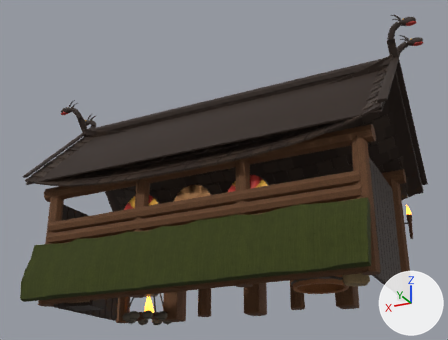
The Blender file models/src/tavern-norse.blend, before and after one commit.
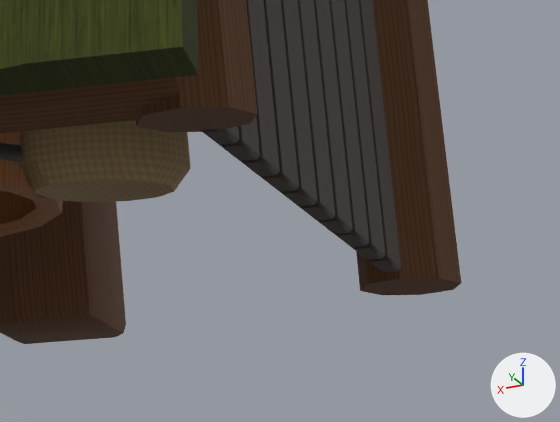
The first picture shows the older version from a 50 mm camera at (-6.94, 13.89, -2.68) aimed at (-0.06, 0.12, 3.51). The close-ups show the older and then the newer version on the part from 76% to 96% of the width and 75% to 95% of the height of that picture. Only the edits that show in the close-ups are written down. Every picture has the same lights, and +X, +Y and +Z are marked at lower right.

The scene before the commit, as lines of its bpy script (objects in view):
```python
me_tavern_norse = bpy.data.meshes.new('tavern_norse')
me_tavern_norse.from_pydata(...)  # 10589 vertices, 9971 faces; spans x -5.46..5.46, y -2.5..2.59, z -0.03..6.56
me_tavern_norse.polygons.foreach_set('use_smooth', [True] * 9971)
me_tavern_norse.materials.append(mat_log_peeled)
me_tavern_norse.materials.append(mat_turf)
me_tavern_norse.materials.append(mat_wood_tarred)
me_tavern_norse.materials.append(mat_paint_red)  # red #b8322a
me_tavern_norse.materials.append(mat_paint_yellow)  # orange #d9a23a
me_tavern_norse.materials.append(mat_wood_dark)
me_tavern_norse.materials.append(mat_horn)  # beige #d8c39a
me_tavern_norse.materials.append(mat_metal_pewter)  # grey #9d9c96
me_tavern_norse.materials.append(mat_flatbread)  # orange #c8955a
me_tavern_norse.materials.append(mat_wood)
me_tavern_norse.materials.append(mat_metal_iron)  # dark grey #4a4848
me_tavern_norse.materials.append(mat_mead)  # orange #b8862a
me_tavern_norse.materials.append(mat_wood_light)
me_tavern_norse.materials.append(mat_wood_weathered)
me_tavern_norse.materials.append(mat_rope)  # brown #b79f74
me_tavern_norse.materials.append(mat_fish_smoked)  # brown #9a6a35
me_tavern_norse.materials.append(mat_stone_dark)
me_tavern_norse.materials.append(mat_flame_glow)  # orange #ffcf70, glowing orange #ff9a30
me_tavern_norse.materials.append(mat_cloth_sack)
me_tavern_norse.materials.append(mat_shingle_tar)
me_tavern_norse.materials.append(mat_fur)
me_tavern_norse.materials.append(mat_fur_grey)
ob_tavern_norse = bpy.data.objects.new('tavern_norse', me_tavern_norse)
ob_tavern_norse.location = (0.0, 0.0, 0.0)
```
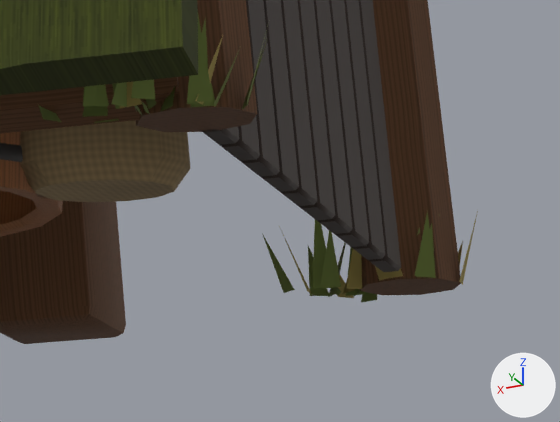
Boxes (x1, y1, x2, y2) around the edits, measured in the close-ups (560 x 422 px):
'tavern_norse', reshaped
    before: (0, 0, 461, 344)
    after: (0, 0, 478, 344)
part 1 of me_tavern_norse, added
    after: (38, 9, 268, 123)
part 2 of me_tavern_norse, added
    after: (263, 210, 478, 302)

Patch to the scene script:
```diff
--- a/models/src/tavern-norse.blend.py
+++ b/models/src/tavern-norse.blend.py
@@ mat_grass @@
+mat_grass = principled_material('Grass')
+mat_grass.base_color = (0.147, 0.195, 0.0423)  # dark green #6b7a3a
+mat_grass.roughness = 0.95
@@ mat_grass_dry @@
+mat_grass_dry = principled_material('Grass_Dry')
+mat_grass_dry.base_color = (0.323, 0.254, 0.0685)  # yellow #9a8a4a
+mat_grass_dry.roughness = 0.95
@@ me_tavern_norse @@
 # used by ob_tavern_norse; location = (0.0, 0.0, 0.0)
-me_tavern_norse.from_pydata(...)  # 10589 vertices, 9971 faces; spans x -5.46..5.46, y -2.5..2.59, z -0.03..6.56
+me_tavern_norse.from_pydata(...)  # 11051 vertices, 10125 faces; spans x -5.46..5.46, y -2.5..2.59, z -0.03..6.56
+# me_tavern_norse part 1: 105 vertices added at x -4.4..-1.84, y 1.68..2.22, z 0.0..0.33
+# me_tavern_norse part 2: 84 vertices added at x -4.4..-3.6, y -1.86..-1.21, z 0.0..0.34
+# other edits to the shape of me_tavern_norse do not show in these pictures
 me_tavern_norse.materials.append(mat_log_peeled)
@@ me_tavern_norse @@
 me_tavern_norse.materials.append(mat_fur_grey)
+me_tavern_norse.materials.append(mat_grass)  # dark green #6b7a3a
+me_tavern_norse.materials.append(mat_grass_dry)  # yellow #9a8a4a
```
